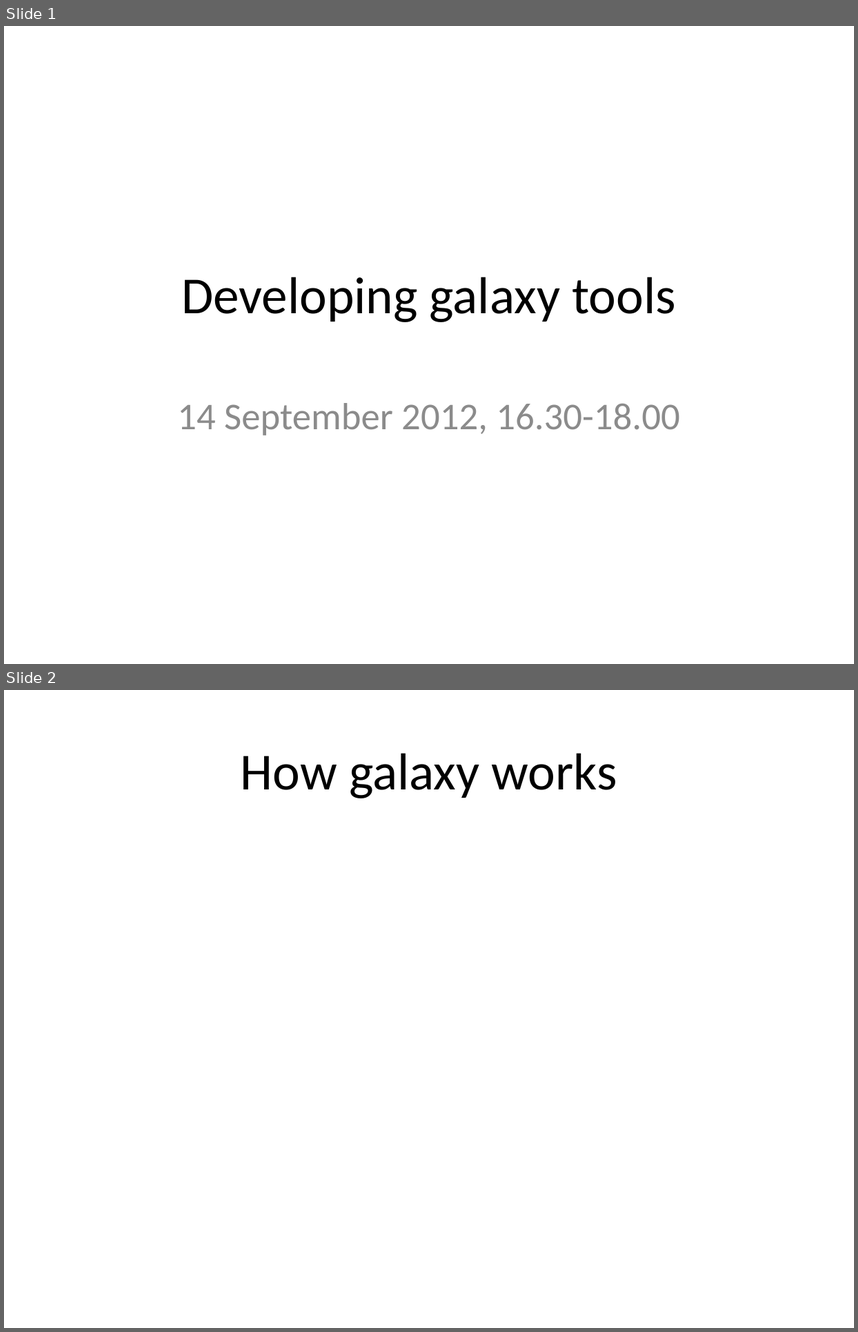
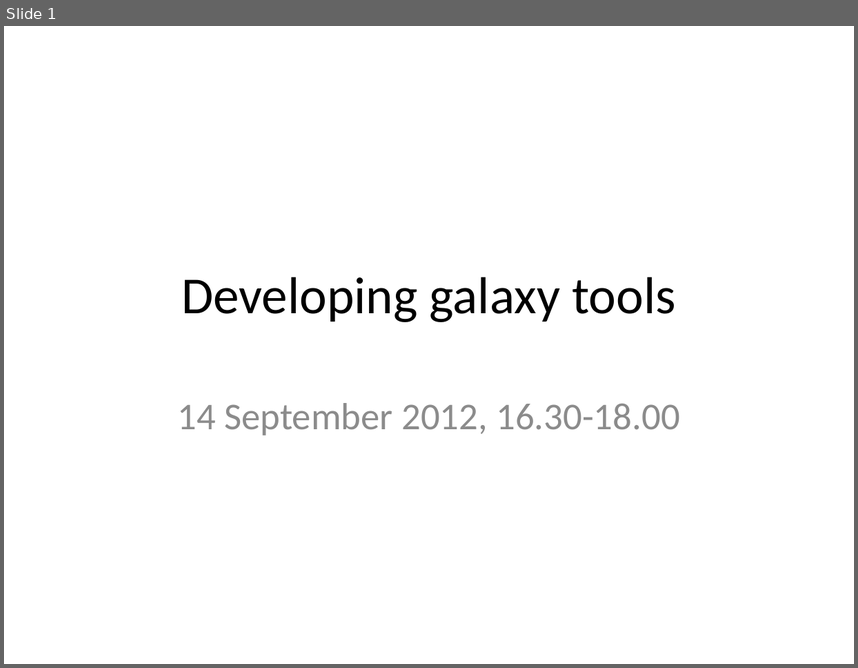
Before and after one commit to rvosa/ngs-workflows, a slide deck: doc/slides/day4/session4/DevelopingGalaxy.pptx. Shown one above the other, each under a label of ours: slides 1 and 2 before the commit, slide 1 after it. The pictures are 858x1332 and 858x668 pixels, drawn with LibreOffice and Linux fonts; fonts in the diff are those of the drawing. Boxes give left, top, right and bottom in pixels: in the first picture for what was removed or moved away, otherwise in the second. Text is boxed around its words. In the diff, an @@ line names an element or a change of style, - is before the commit and + after.

```diff
--- a/doc/slides/day4/session4/DevelopingGalaxy.pptx
+++ b/doc/slides/day4/session4/DevelopingGalaxy.pptx
@@ slide 2 removed at [4,690,854,1328], background #FFFFFF @@
@@ title removed at [241,753,617,798] @@
-How galaxy works
```
Also in this commit, not shown: 1 slide changed, 11 slides added, 3 other slides removed.
